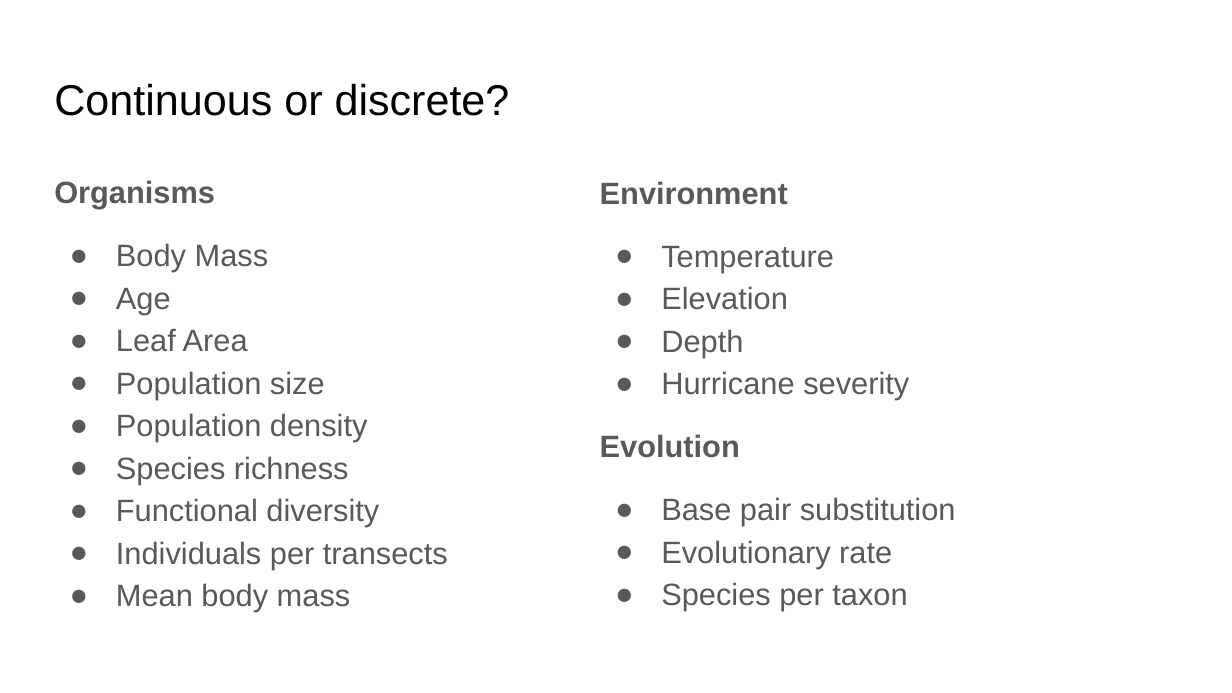
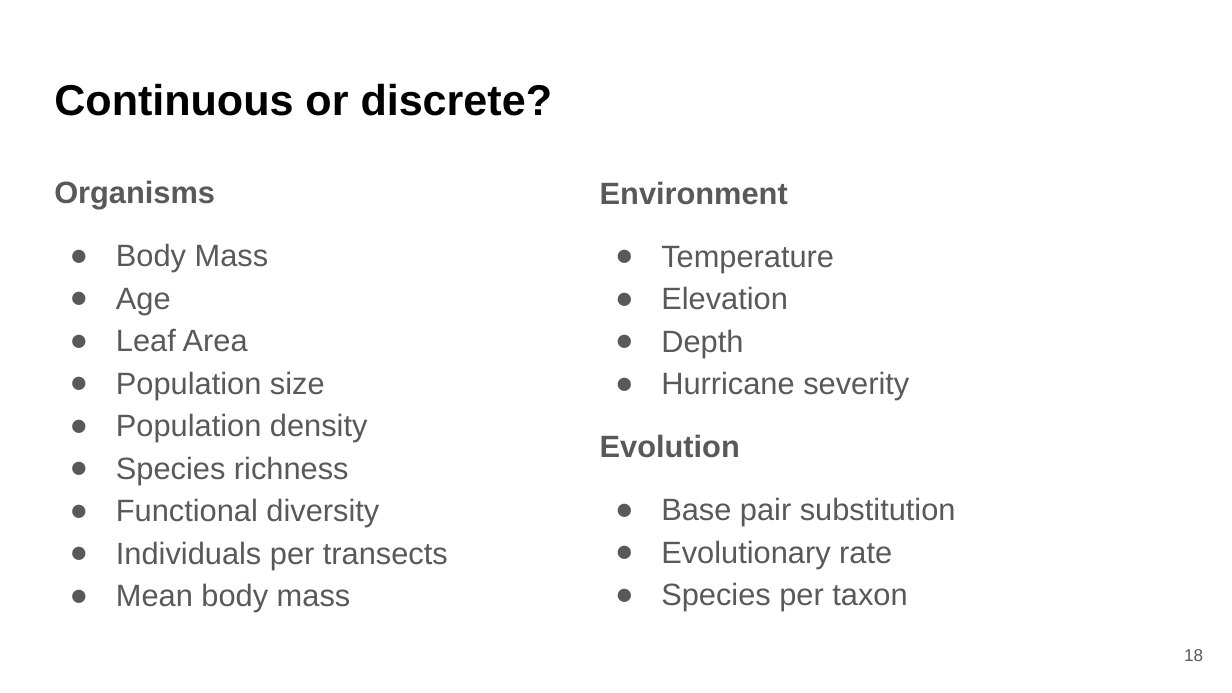
Before and after one commit to bmaitner/biometry_course, a slide deck: slide 18 of lectures/Lecture_11_probability.pptx (slide 13 before the commit). Drawn at 1232x693 pixels with LibreOffice and Linux fonts; fonts in the diff are those of the drawing. Boxes give left, top, right and bottom in pixels: in the first picture for what was removed or moved away, otherwise in the second. Text is boxed around its words. In the diff, an @@ line names an element or a change of style, - is before the commit and + after.

```diff
--- a/lectures/Lecture_11_probability.pptx
+++ b/lectures/Lecture_11_probability.pptx
@@ title "Continuous or discrete?" at bbox=[54, 83, 553, 116]: bold on @@
@@ page number added at bbox=[1184, 649, 1203, 661], 10 pt, text #595959 @@
+18
```
Also in this commit, not shown: 21 other slides changed, 6 slides added, 1 slide removed, 1 other file.
